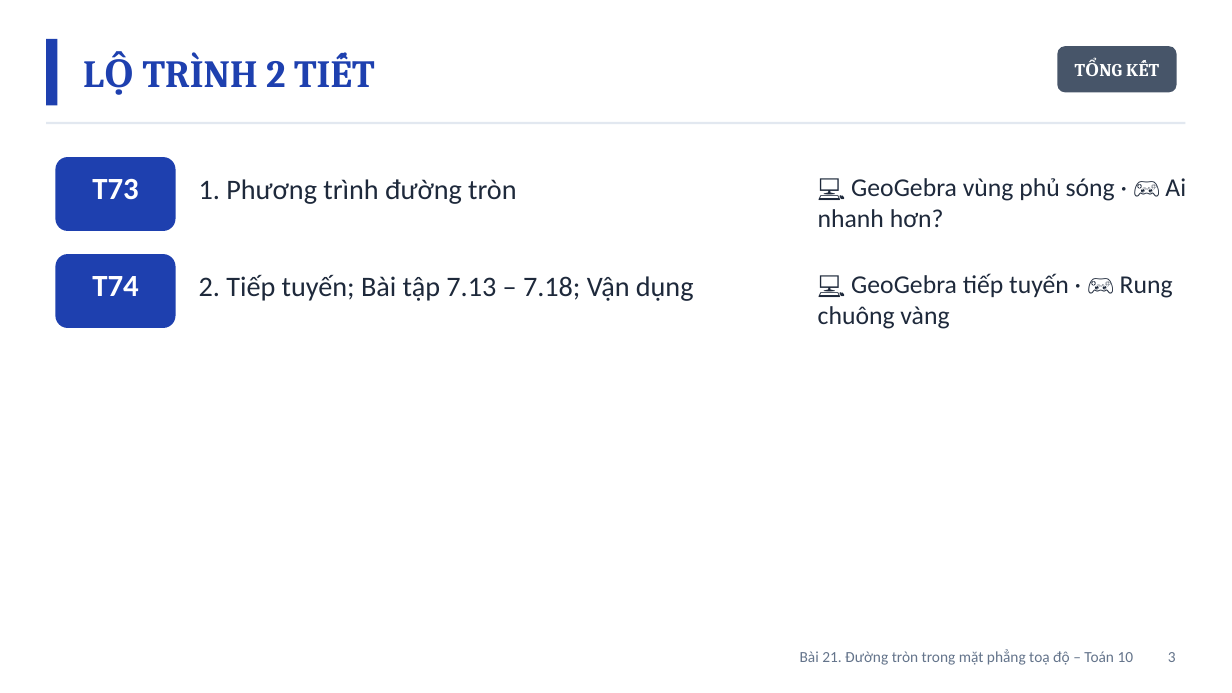
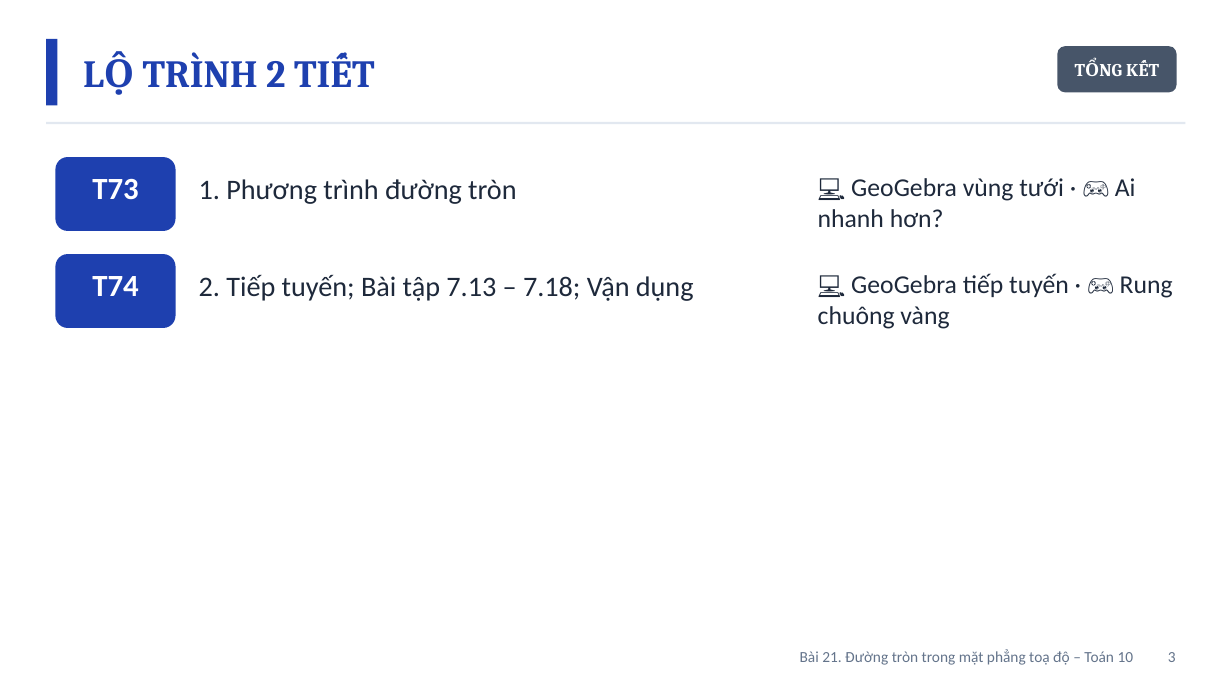
Before and after one commit to Trangtu66/Taode_thi_online, a slide deck: slide 3 of mon/toan/bai_giang_dien_tu/lop10/BaiGiangDienTu_TOAN10_Bai21_DuongTron_T73-74.pptx. Drawn at 1232x693 pixels with LibreOffice and Linux fonts; fonts in the diff are those of the drawing. Boxes give left, top, right and bottom in pixels: in the first picture for what was removed or moved away, otherwise in the second. Text is boxed around its words. In the diff, an @@ line names an element or a change of style, - is before the commit and + after.

```diff
--- a/mon/toan/bai_giang_dien_tu/lop10/BaiGiangDienTu_TOAN10_Bai21_DuongTron_T73-74.pptx
+++ b/mon/toan/bai_giang_dien_tu/lop10/BaiGiangDienTu_TOAN10_Bai21_DuongTron_T73-74.pptx
@@ text at (818,178,1136,227): text changed @@
-💻 GeoGebra vùng phủ sóng · 🎮 Ai nhanh hơn?
+💻 GeoGebra vùng tưới · 🎮 Ai nhanh hơn?
```
Also in this commit, not shown: 5 other slides changed, 4 other files.
